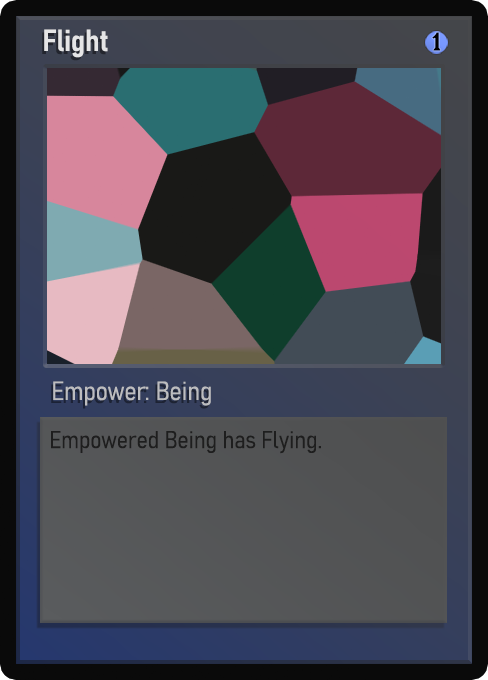
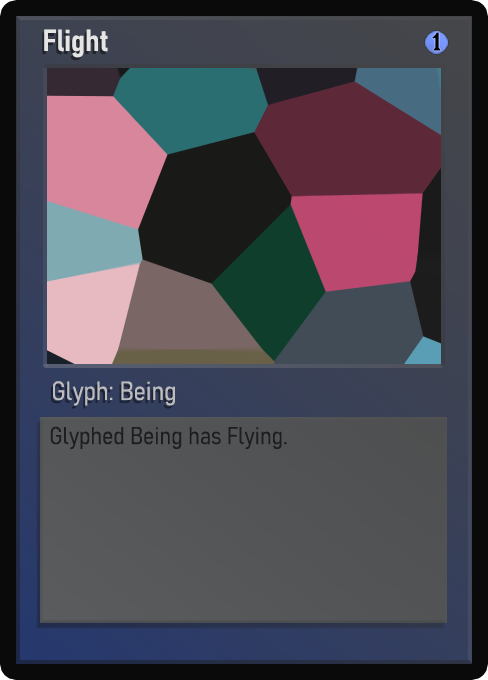
Comparing the layer stacks of the two 488×680 images. Changes:
painted on "Class" over [53, 381, 211, 406]
painted on "Desc_norm" over [50, 426, 321, 454]
